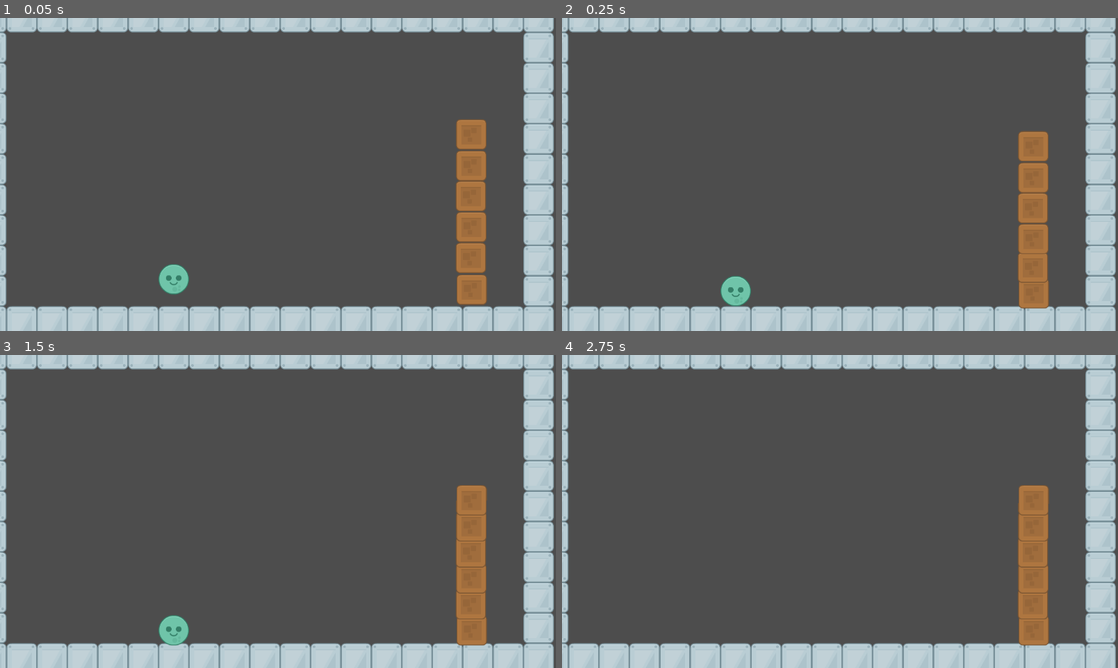
Above: before the commit, frames 1-4 (two rows, left to right).
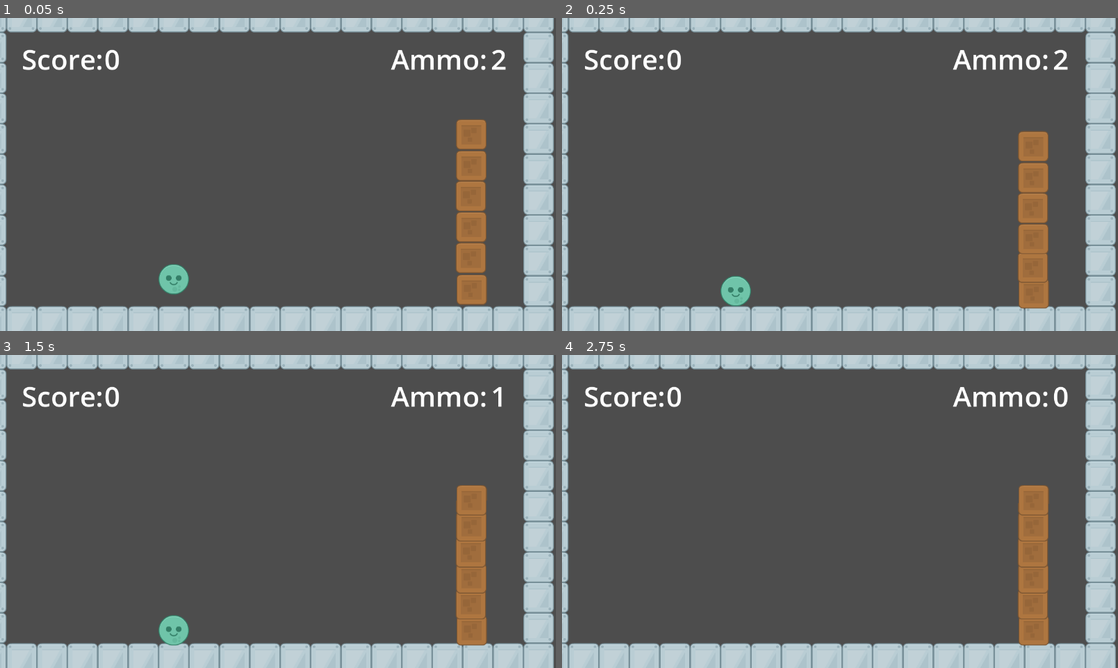
Above: after the commit, the same moments.

Repository: bsu-cs315/P1-Weaver
Game: Godot game, scene res://src/Level.tscn
The game is run twice, just before and just after one commit, with the same random seed, the same clock (stepped at 60 frames per second) and the same inputs.
Inputs (mouse positions are in pixels of both pictures, inside the frame that each line leads up to):
- Up to frame 1 (0.05 s): no input
- Up to frame 2 (0.25 s): no input
- Up to frame 3 (1.5 s): move the mouse to (400, 495) at 0.52 s; hold R (new_ball) 0.53-1.28 s; tap Enter at 1.25 s; move the mouse to (166, 527) at 1.27 s; click (166, 527) at 1.35 s
- Up to frame 4 (2.75 s): tap R (new_ball) at 1.55 s; move the mouse to (895, 442) at 2.02 s; hold R (new_ball) from 2.03 s (still down)

The runs differ from the first frame. In frame 1, 0.9% of the frame differs, in the area x 4-91%, y 10-17%; in frame 2, 0.9%; in frame 3, 0.9%; in frame 4, 1.0%.

Commit message:
Add hud with score and ammo count as well as fix bug with new ball button

Diff:
--- a/project/src/Circle.gd
+++ b/project/src/Circle.gd
@@ -5,9 +5,12 @@
 var drag_start = Vector2()
 var disabler = 0
 
+
+
 var sleep_counter = 0
 
 signal circle_stop
+signal point_score
 
 
 
@@ -36,13 +39,7 @@
 func _on_body_entered(body):
 	if body.is_in_group("box"):
 		$BoxHitSFX.play()
-
-
-
-
-
-
-
+		emit_signal("point_score")
 
 func _on_sleeping_state_changed():
 
--- a/project/src/Level.gd
+++ b/project/src/Level.gd
@@ -2,10 +2,12 @@
 
 var circle = preload("res://src/Circle.tscn")
 var circleCounter = 3
+var score = 0
+
 
 func _ready():
 	inst(Vector2(400,600))
-	$Circle.connect("circle_stop", on_state_changed)
+
 
 func inst(pos):
 	if circleCounter > 0:
@@ -13,10 +15,19 @@
 		instance.position = pos
 		add_child(instance)
 		circleCounter -=1
+		$Hud/CircleCount.text = str(circleCounter)
+		$Circle.connect("circle_stop", on_state_changed)
+		$Circle.connect("point_score", update_score)
 
+
+func update_score():
+	print (score)
+	score += 100
+	$Hud/ScoreValue.text = str(score)
 
 func on_state_changed():
 	$Timer.start(5)
+
 
 
 func _on_timer_timeout():
--- a/project/src/Level.tscn
+++ b/project/src/Level.tscn
@@ -50,4 +50,38 @@
 [node name="Timer" type="Timer" parent="."]
 wait_time = 0.001
 
+[node name="Hud" type="CanvasLayer" parent="."]
+
+[node name="ScoreLabel" type="Label" parent="Hud"]
+offset_left = 50.0
+offset_top = 50.0
+offset_right = 221.0
+offset_bottom = 141.0
+theme_override_font_sizes/font_size = 64
+text = "Score:"
+
+[node name="ScoreValue" type="Label" parent="Hud"]
+offset_left = 240.0
+offset_top = 50.0
+offset_right = 411.0
+offset_bottom = 141.0
+theme_override_font_sizes/font_size = 64
+text = "0"
+
+[node name="CircleCount" type="Label" parent="Hud"]
+offset_left = 1130.0
+offset_top = 50.0
+offset_right = 1170.0
+offset_bottom = 141.0
+theme_override_font_sizes/font_size = 64
+text = "3"
+
+[node name="CountLabel" type="Label" parent="Hud"]
+offset_left = 900.0
+offset_top = 50.0
+offset_right = 1121.0
+offset_bottom = 141.0
+theme_override_font_sizes/font_size = 64
+text = "Ammo:"
+
 [connection signal="timeout" from="Timer" to="." method="_on_timer_timeout"]
